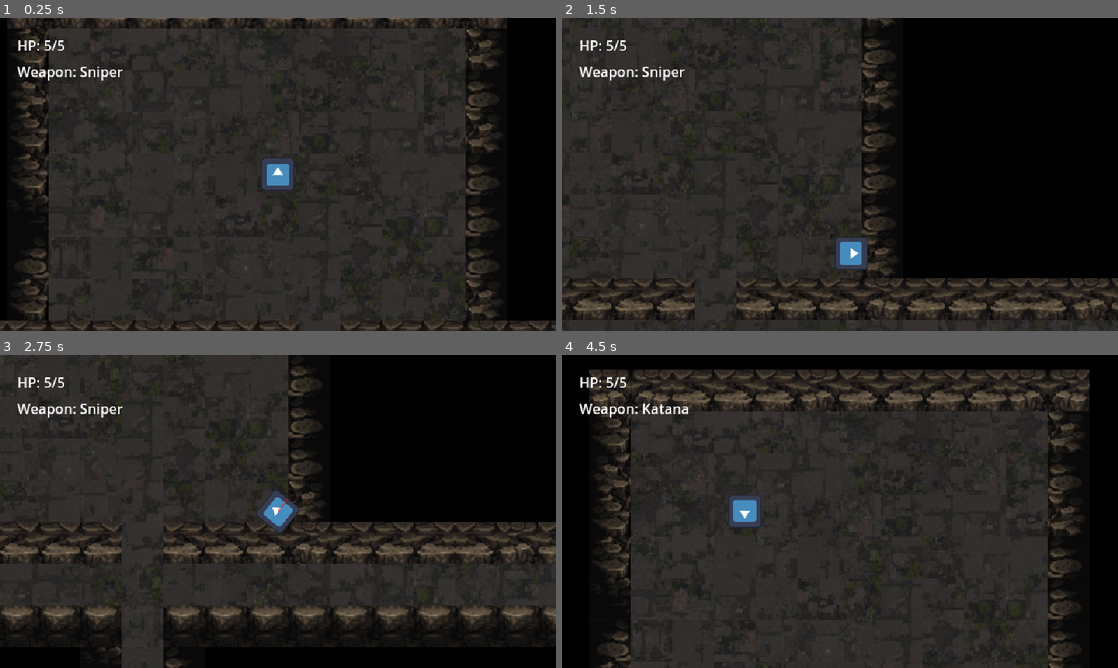
Above: before the commit, frames 1-4 (two rows, left to right).
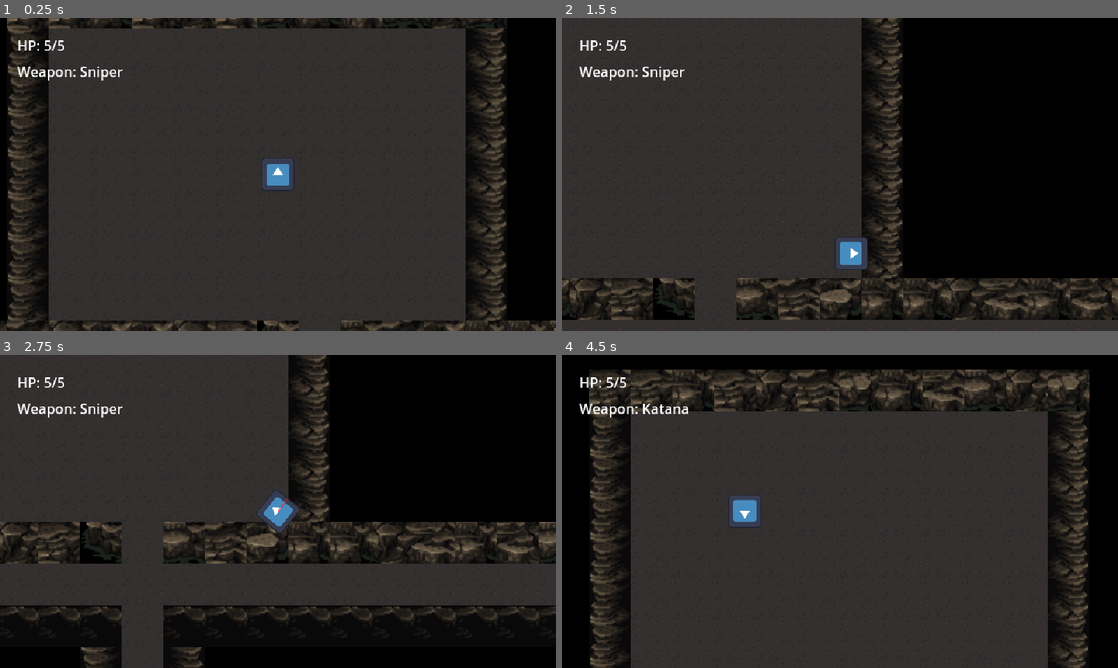
Above: after the commit, the same moments.

Repository: ast4rt3/toge
Game: Godot game, scene res://scenes/Level.tscn
The game is run twice, just before and just after one commit, with the same random seed, the same clock (stepped at 60 frames per second) and the same inputs. The engine's default icon, where the game draws it, is replaced by a stand-in: a white triangle on a blue panel in a dark square.
Inputs (mouse positions are in pixels of both pictures, inside the frame that each line leads up to):
- Up to frame 1 (0.25 s): no input
- Up to frame 2 (1.5 s): tap Enter at 0.5 s; move the mouse to (962, 158) at 0.52 s; press the mouse at (962, 158) at 0.53 s; hold D (move_right) 0.53-1.28 s; move the mouse to (728, 190) at 1.27 s; release the mouse at (728, 190) at 1.28 s; hold S (move_down) from 1.28 s (still down); tap Space (dash) at 1.35 s
- Up to frame 3 (2.75 s): move the mouse to (333, 442) at 2.02 s; release S (move_down) at 2.03 s; hold D (move_right) from 2.03 s (still down); hold Right mouse button (secondary_attack) from 2.03 s (still down)
- Up to frame 4 (4.5 s): move the mouse to (812, 574) at 2.77 s; release D (move_right) at 2.78 s; release Right mouse button (secondary_attack) at 2.78 s; hold W (move_up) 2.78-3.53 s; tap Q (switch_weapon) at 2.85 s; move the mouse to (1006, 558) at 3.52 s; press the mouse at (1006, 558) at 3.53 s; hold A (move_left) from 3.53 s (still down); move the mouse to (673, 464) at 4.27 s; release the mouse at (673, 464) at 4.28 s; tap Space (dash) at 4.35 s

The runs differ from the first frame. In frame 1, 8.6% of the frame differs, in the area x 0-100%, y 0-100%; in frame 2, 8.6%; in frame 3, 11%; in frame 4, 11%.

Commit message:
Asset test

Diff:
--- a/scenes/Floor.tscn
+++ b/scenes/Floor.tscn
@@ -2,7 +2,7 @@
 
 [ext_resource type="Script" uid="uid://bn5sbo47axgh0" path="res://scenes/env_object.gd" id="1_script"]
 [ext_resource type="Texture2D" uid="uid://vly26rydd8lo" path="res://icon.svg" id="2_icon"]
-[ext_resource type="Texture2D" uid="uid://bdn04kwam2k2w" path="res://walls/walls.png" id="2_vkctt"]
+[ext_resource type="Texture2D" uid="uid://modc3j4iosh8" path="res://Asset_cave/MainLev2.0.png" id="2_vkctt"]
 
 [node name="Floor" type="Node2D" groups=["floor"]]
 z_index = -1
@@ -12,7 +12,7 @@
 texture_filter = 1
 texture = ExtResource("2_vkctt")
 region_enabled = true
-region_rect = Rect2(0, 544, 512, 280)
+region_rect = Rect2(1176, 328, 32, 32)
 
 [node name="DebugSprite" type="Sprite2D" parent="."]
 visible = false
--- a/scenes/WallFront.tscn
+++ b/scenes/WallFront.tscn
@@ -15,7 +15,7 @@
 [node name="Sprite2D" type="Sprite2D" parent="."]
 texture = ExtResource("3_asset")
 region_enabled = true
-region_rect = Rect2(800, 688, 128, 56)
+region_rect = Rect2(72, 624, 176, 64)
 
 [node name="DebugSprite" type="Sprite2D" parent="."]
 visible = false
--- a/scenes/WallLeft.tscn
+++ b/scenes/WallLeft.tscn
@@ -15,7 +15,7 @@
 [node name="Sprite2D" type="Sprite2D" parent="."]
 texture = ExtResource("3_asset")
 region_enabled = true
-region_rect = Rect2(0, 704, 32, 128)
+region_rect = Rect2(544, 584, 32, 32)
 
 [node name="DebugSprite" type="Sprite2D" parent="."]
 visible = false
--- a/scenes/WallRight.tscn
+++ b/scenes/WallRight.tscn
@@ -15,7 +15,7 @@
 [node name="Sprite2D" type="Sprite2D" parent="."]
 texture = ExtResource("3_asset")
 region_enabled = true
-region_rect = Rect2(160, 704, 32, 128)
+region_rect = Rect2(704, 592, 32, 32)
 
 [node name="DebugSprite" type="Sprite2D" parent="."]
 visible = false
--- a/scenes/WallTop.tscn
+++ b/scenes/WallTop.tscn
@@ -15,7 +15,7 @@
 [node name="Sprite2D" type="Sprite2D" parent="."]
 texture = ExtResource("3_asset")
 region_enabled = true
-region_rect = Rect2(640, 664, 32, 32)
+region_rect = Rect2(624, 416, 32, 32)
 
 [node name="DebugSprite" type="Sprite2D" parent="."]
 visible = false
